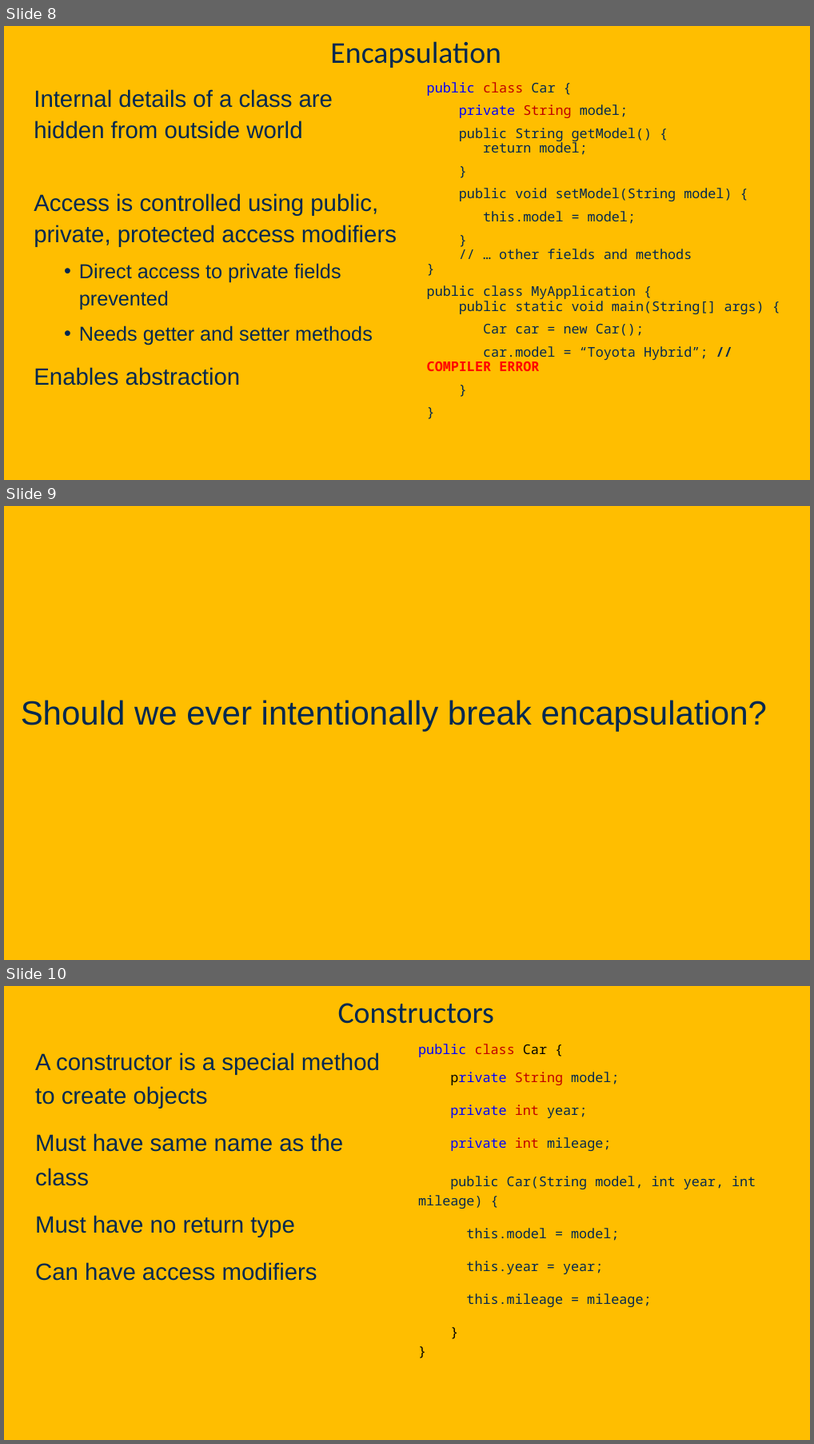
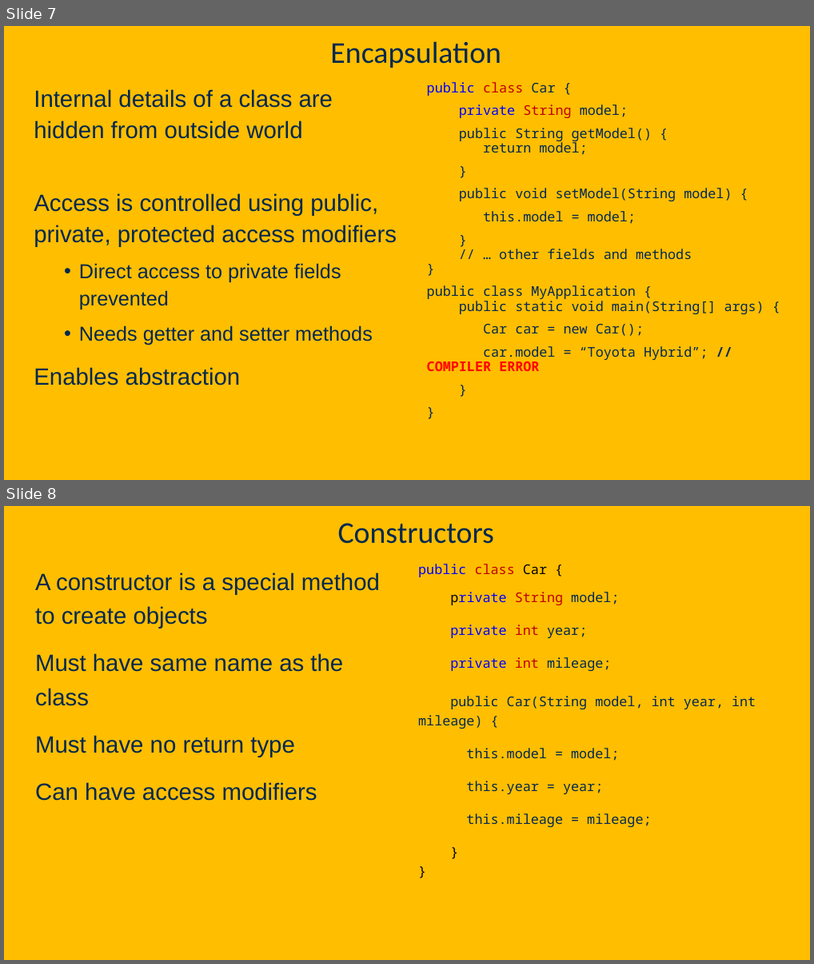
Before and after one commit to davsec-teaching/ecs160-f25, a slide deck: slides/3_object_oriented_fundamentals.pptx. Shown one above the other, each under a label of ours: slides 8, 9 and 10 before the commit, slides 7 and 8 after it. The pictures are 814x1444 and 814x964 pixels, drawn with LibreOffice and Linux fonts; fonts in the diff are those of the drawing; background and template pictures are left out. Boxes give left, top, right and bottom in pixels: in the first picture for what was removed or moved away, otherwise in the second. Text is boxed around its words. In the diff, an @@ line names an element or a change of style, - is before the commit and + after.

```diff
--- a/slides/3_object_oriented_fundamentals.pptx
+++ b/slides/3_object_oriented_fundamentals.pptx
@@ slide 9 removed at bbox=[4, 506, 810, 960], background picture (left out) @@
@@ title removed at bbox=[21, 700, 767, 731] @@
-Should we ever intentionally break encapsulation?
@@ what was slide 8 is now slide 7 @@
@@ what was slide 10 is now slide 8 @@
```
Also in this commit, not shown: 1 other slide removed, 3 other files.
